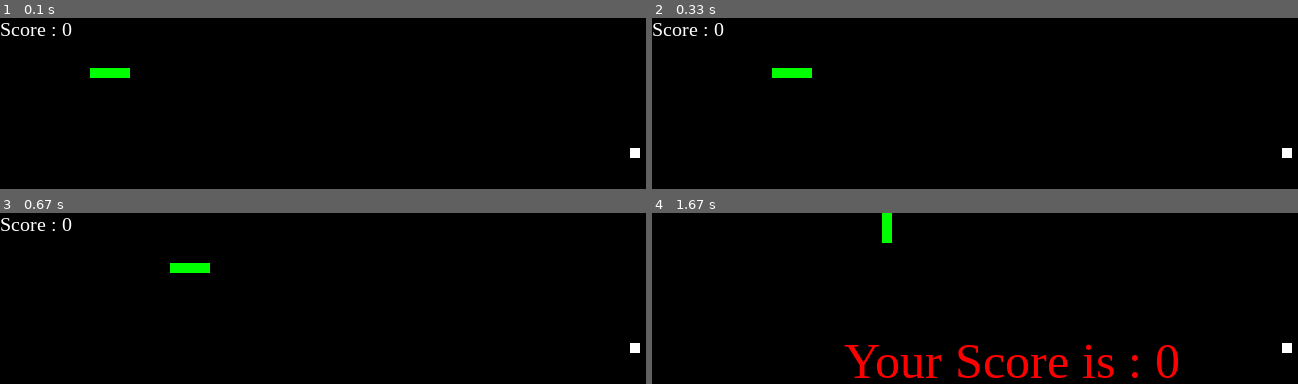
Above: before the commit, frames 1-4 (two rows, left to right).
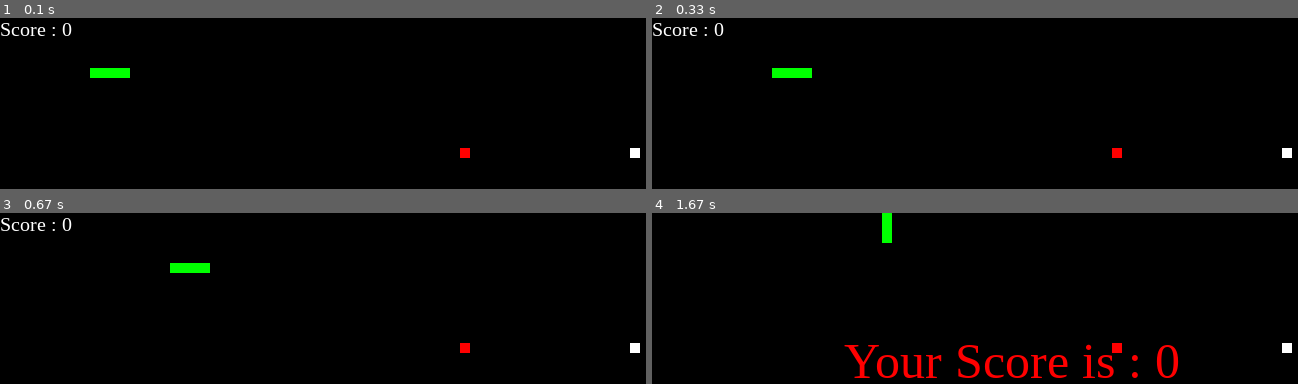
Above: after the commit, the same moments.

Repository: yarroww07/Pygame-based-Snake
Game: pygame game, started from laure modification.py
Two runs of this game, one before a commit and one after it. Both use one fixed random seed, a clock stepped at 60 frames per second and the inputs below.
Inputs:
- Up to frame 1 (0.1 s): no input
- Up to frame 2 (0.33 s): no input
- Up to frame 3 (0.67 s): no input
- Up to frame 4 (1.67 s): hold Up 0.83-1.3 s

The runs differ from the first frame. In frame 1, less than 0.1% of the frame differs, in the area x 71-73%, y 76-82%; in frame 2, less than 0.1%; in frame 3, less than 0.1%; in frame 4, less than 0.1%.

Commit message:
adding the poison fruit feature
i was able to add the red poison fruit. but it isnt disapearing when eaten, is spawning in line with the regular fruit and theres no delay (time.sleep(4))

Diff:
--- a/laure modification.py
+++ b/laure modification.py
@@ -41,6 +41,11 @@
 
 fruit_spawn = True
 
+poison_position = [random.randrange(1, (window_x//10))*10,
+                   random.randrange(1, (window_y//10))*10]
+
+poison_spawn = True
+
 # setting default snake direction towards
 # right
 direction = 'RIGHT'
@@ -49,6 +54,9 @@
 # initial score
 score = 0
 
+#def poison_fruit():
+
+
 # displaying Score function
 def show_score(choice, color, font, size):
 
@@ -96,6 +104,7 @@
 
     # quit the program
     quit()
+
 
 
 # Main Function
@@ -142,6 +151,16 @@
     if snake_position[0] == fruit_position[0] and snake_position[1] == fruit_position[1]:
         score += 10
         fruit_spawn = False
+#this condition is for the effects of the poison fruit
+    if snake_position[0] == poison_position[0] and snake_position[1] == poison_position[1]:
+
+        score -= 10
+        poison_spawn.time.sleep(4)
+        poison_spawn = False
+        #time.sleep(4)
+        #poison_position = [random.randrange(1, (window_x//10))*10,
+                           #random.randrange(1, (window_y//10))*10]
+
     else:
         snake_body.pop()
 
@@ -149,6 +168,13 @@
         fruit_position = [random.randrange(1, (window_x//10)) * 10,
                           random.randrange(1, (window_y//10)) * 10]
 
+#after the poison is eaten the poison fruit will respawn
+    if not poison_spawn:
+        #this fonction will delay the appearnce of the poison
+        #wont appear as often as the regular fruit
+        time.sleep(10)
+        poison_position = [random.randrange(1, (window_x//10))*10,
+                           random.randrange(1, (window_y//10))*10]
     fruit_spawn = True
     game_window.fill(black)
 
@@ -158,6 +184,11 @@
     pygame.draw.rect(game_window, white, pygame.Rect(
         fruit_position[0], fruit_position[1], 10, 10))
 
+
+#to allow the poison to appear as red(MUST REVIEW)
+    pygame.draw.rect(game_window, red, pygame.Rect(
+        poison_position[0], fruit_position[1], 10, 10))
+
     # Game Over conditions
     if snake_position[0] < 0 or snake_position[0] > window_x-10:
         game_over()
